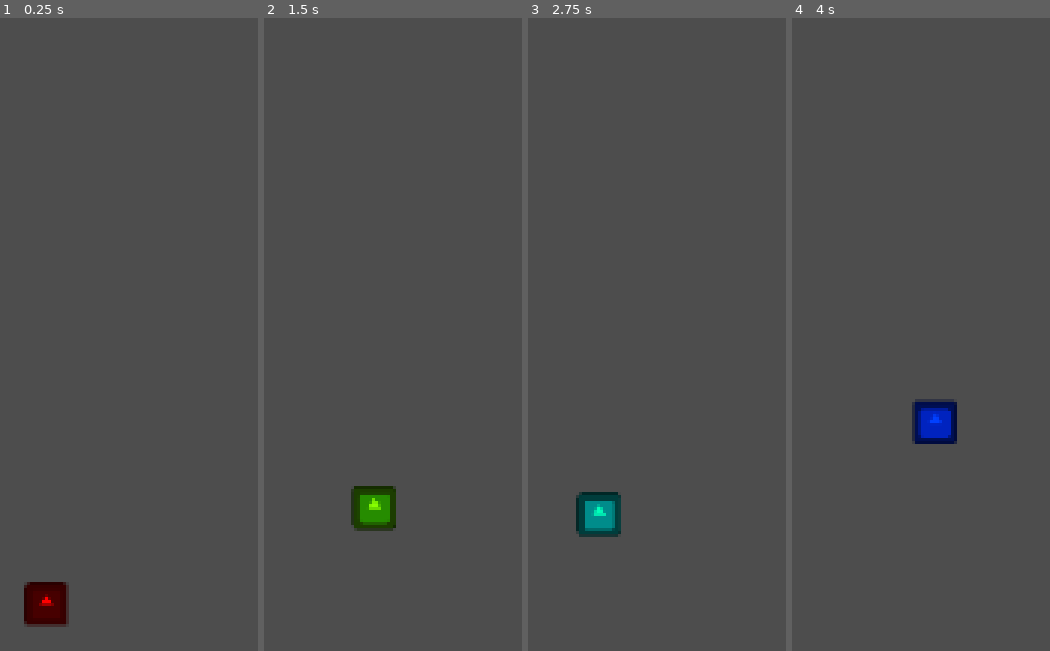
Above: before the commit, frames 1-4 (left to right).
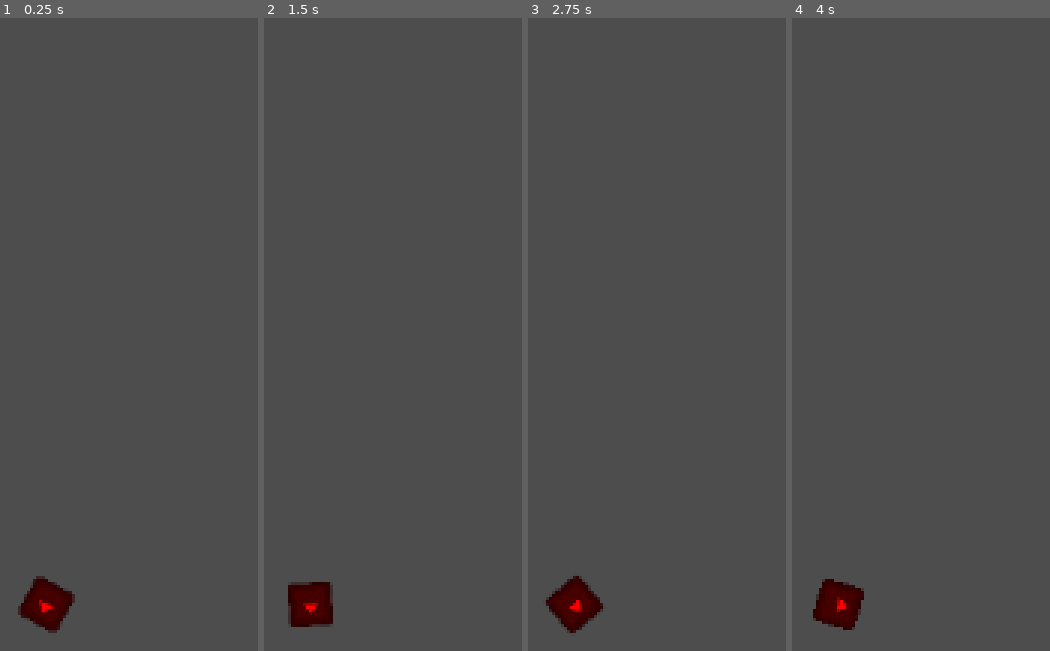
Above: after the commit, the same moments.

Repository: Setry/gj-solo
Game: Godot game, scene res://Scenes/MainTest.tscn
The game is run twice, just before and just after one commit, with the same random seed, the same clock (stepped at 60 frames per second) and the same inputs. The engine's default icon, where the game draws it, is replaced by a stand-in: a white triangle on a blue panel in a dark square.
Inputs:
- Up to frame 1 (0.25 s): no input
- Up to frame 2 (1.5 s): tap Enter at 0.5 s; hold Space (press) 0.53-1.28 s; tap Space (press) at 1.35 s
- Up to frame 3 (2.75 s): hold Space (press) from 2.03 s (still down)
- Up to frame 4 (4 s): release Space (press) at 2.78 s; tap Space (press) at 2.85 s; hold Space (press) from 3.53 s (still down)

The runs differ from the first frame. In frame 1, 0.6% of the frame differs, in the area x 6-30%, y 88-98%; in frame 2, 2.4%, in the area x 9-52%, y 73-97%; in frame 3, 2.4%; in frame 4, 2.4%.

Commit message:
Added rotation

Diff:
--- a/assets/Player.tscn
+++ b/assets/Player.tscn
@@ -1,5 +1,6 @@
-[gd_scene load_steps=4 format=3 uid="uid://blkxf2p205brj"]
+[gd_scene load_steps=5 format=3 uid="uid://blkxf2p205brj"]
 
+[ext_resource type="Script" uid="uid://cvcpiokiqskau" path="res://scripts/player.gd" id="1_16d5g"]
 [ext_resource type="Texture2D" uid="uid://dn1n7fpwwitj2" path="res://Sprites/icon.svg" id="1_jumf5"]
 [ext_resource type="Script" uid="uid://ce0pij7kw5fts" path="res://scripts/CharSprite.gd" id="2_16d5g"]
 
@@ -7,6 +8,7 @@
 radius = 13.0384
 
 [node name="Player" type="CharacterBody2D"]
+script = ExtResource("1_16d5g")
 
 [node name="Sprite2D" type="Sprite2D" parent="."]
 scale = Vector2(0.164063, 0.164063)
--- a/scripts/CharSprite.gd
+++ b/scripts/CharSprite.gd
@@ -13,10 +13,10 @@
 	#self.modulate = Color(1, 1, 1)
 
 
-func _input(event: InputEvent) -> void:
-	if event.is_action_pressed("press"):
-		velocity = Vector2(randf() - 0.5, randf() - 0.5).normalized()
-		print("test")
-		pressed = true
-	elif event.is_action_released("press"):
-		pressed = false
+#func _input(event: InputEvent) -> void:
+#	if event.is_action_pressed("press"):
+#		velocity = Vector2(randf() - 0.5, randf() - 0.5).normalized()
+#		print("test")
+#		pressed = true
+#	elif event.is_action_released("press"):
+#		pressed = false
--- /dev/null
+++ b/scripts/player.gd
@@ -0,0 +1,6 @@
+extends CharacterBody2D
+
+var rotation_speed = 1.5
+
+func _process(delta):
+	self.rotate(rotation_speed)
Not shown, added: scripts/player.gd.uid
